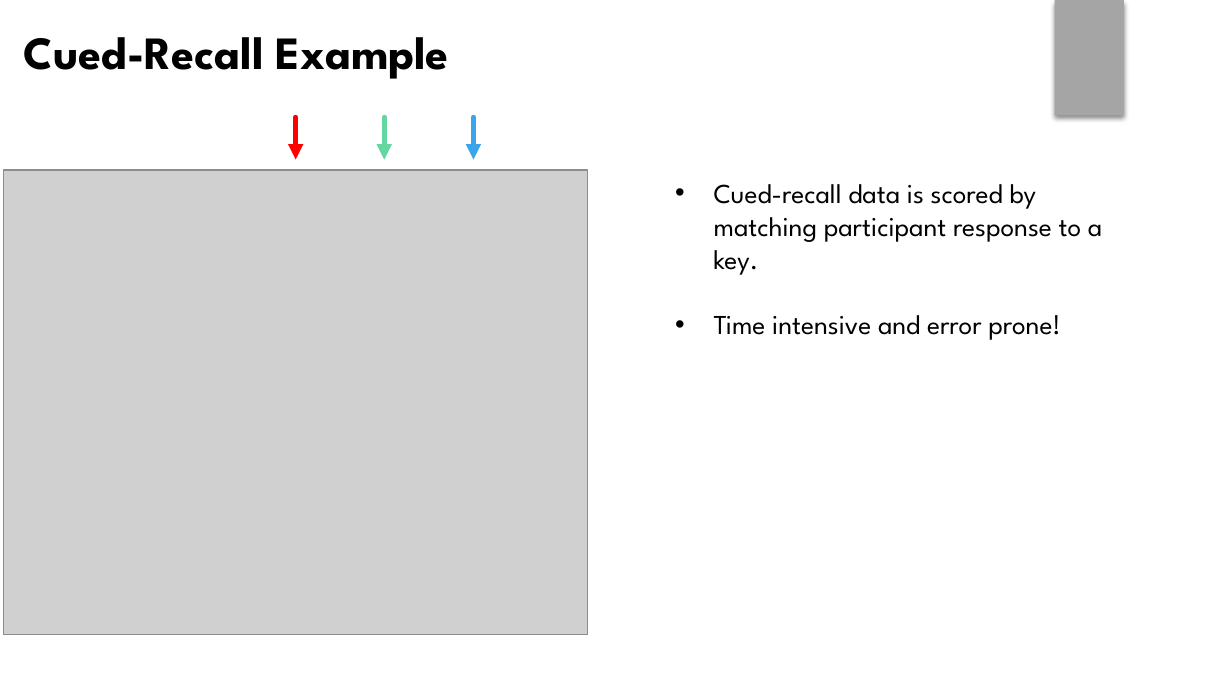
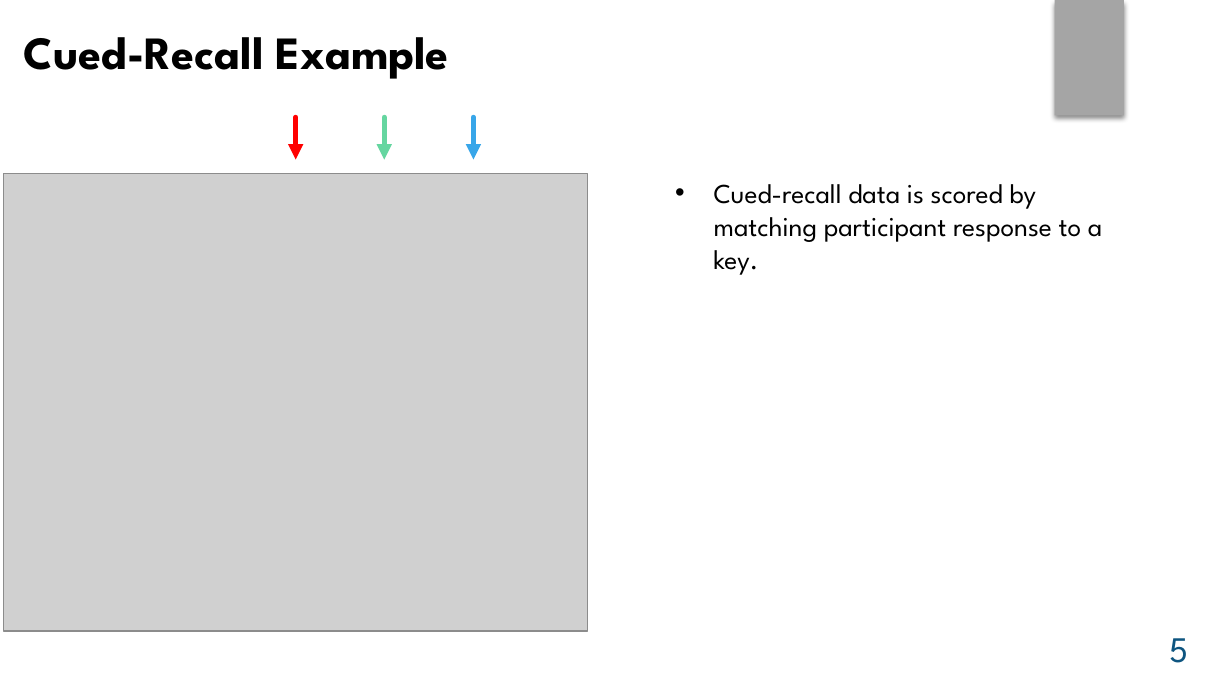
Before and after one commit to npm27/lrd-analysis, a slide deck: slide 5 of Presentations/Grad Symposium 21.pptx. Drawn at 1232x693 pixels with LibreOffice and Linux fonts; fonts in the diff are those of the drawing; grey boxes stand for pictures. Boxes give left, top, right and bottom in pixels: in the first picture for what was removed or moved away, otherwise in the second. Text is boxed around its words. In the diff, an @@ line names an element or a change of style, - is before the commit and + after.

```diff
--- a/Presentations/Grad Symposium 21.pptx
+++ b/Presentations/Grad Symposium 21.pptx
@@ picture: place and size @@
-picture at (4,170,588,634)
+picture at (4,174,588,631)
@@ text at (714,315,1061,340): paragraph removed @@
-• Time intensive and error prone!
@@ page number added at (1169,638,1188,663), 21 pt, text #0E5580 @@
+5
```
Also in this commit, not shown: 15 other slides changed, 7 slides added, 6 slides removed.
